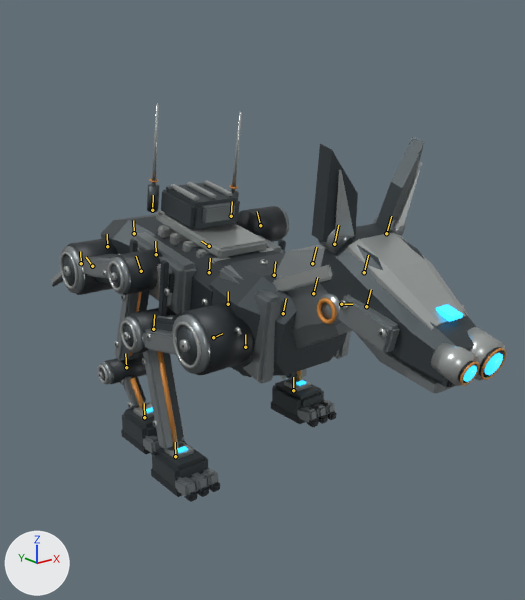
The Blender file source/blender/a6-reckon-k9.blend: old version first, new version second.
The view is the same before and after, from a 50 mm camera at (-0.912, -1.322, 0.877) aimed at (0.064, -0.102, 0.389). Every picture has the same lights, and +X, +Y and +Z are marked at lower left. The picture after the commit comes second. Both versions are drawn at frame 33 of the action 'Sprint_Cycle'; the numbers are the values there. The bones that change, and the others that lie on the model, are drawn over the model as lines.

The first picture shows 'RECKON_SKIN'.
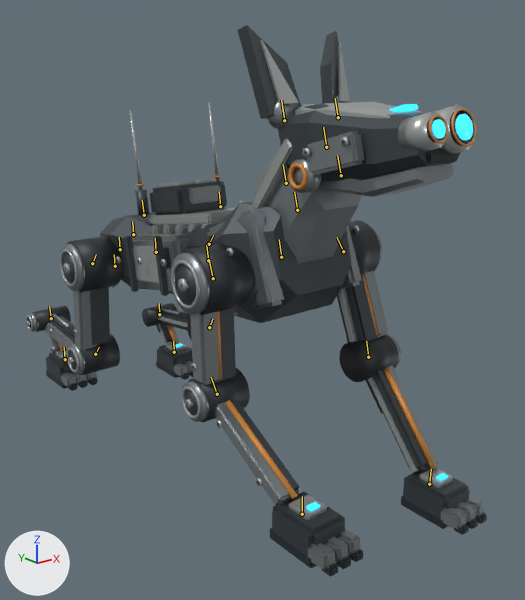
Boxes (x1, y1, x2, y2) around the edits, measured in the pictures (525 x 600 px):
'RECKON_SKIN', posed (39% taller)
    before: (51, 104, 506, 502)
    after: (26, 25, 487, 577)
bone 'BODY', root to tip
    before: (156, 254) to (155, 241)
    after: (156, 252) to (155, 238)
bone 'SPINE', root to tip
    before: (209, 272) to (210, 258)
    after: (208, 260) to (206, 245)
bone 'CHEST', root to tip
    before: (283, 313) to (286, 298)
    after: (281, 257) to (279, 239)
bone 'EAR_L', root to tip
    before: (386, 233) to (391, 216)
    after: (338, 117) to (335, 98)
bone 'UPPER_FL', root to tip
    before: (341, 304) to (352, 304)
    after: (343, 251) to (337, 237)
bone 'LOWER_FL', root to tip
    before: (274, 275) to (275, 261)
    after: (368, 357) to (366, 341)
bone 'PAW_FL', root to tip
    before: (293, 390) to (293, 377)
    after: (429, 484) to (431, 469)
bone 'UPPER_FR', root to tip
    before: (213, 337) to (222, 333)
    after: (213, 278) to (209, 260)
bone 'LOWER_FR', root to tip
    before: (153, 329) to (154, 314)
    after: (217, 394) to (211, 377)
bone 'PAW_FR', root to tip
    before: (175, 456) to (175, 442)
    after: (302, 514) to (302, 496)
bone 'TAIL_1', root to tip
    before: (134, 233) to (133, 220)
    after: (133, 234) to (132, 221)
bone 'TAIL_2', root to tip
    before: (107, 246) to (107, 234)
    after: (120, 249) to (119, 237)
bone 'TAIL_3', root to tip
    before: (81, 263) to (80, 251)
    after: (115, 266) to (114, 254)
bone 'UPPER_HL', root to tip
    before: (209, 246) to (201, 241)
    after: (209, 244) to (213, 235)
bone 'LOWER_HL', root to tip
    before: (260, 225) to (257, 211)
    after: (209, 327) to (212, 319)
bone 'HOCK_HL', root to tip
    before: (228, 304) to (228, 291)
    after: (159, 314) to (159, 303)
bone 'UPPER_HR', root to tip
    before: (92, 266) to (86, 257)
    after: (92, 263) to (96, 254)
bone 'LOWER_HR', root to tip
    before: (141, 271) to (136, 256)
    after: (95, 354) to (99, 347)
bone 'HOCK_HR', root to tip
    before: (126, 367) to (125, 353)
    after: (51, 318) to (49, 306)

What changed in the scene script:
```text
Change bone_body:
    where bone_body = bpy.data.objects['RECKON_RIG'].pose.bones['BODY']  # child of 'MOTION'
    bone_body.location: (0.0, -0.084, 0.0) -> (0.0, -0.077, 0.0)
    bone_body.rotation_quaternion: (1.0, 0.025, 0.0, 0.0) -> (1.0, -0.02, 0.0, 0.0)  # degrees (3, 0, 0) -> degrees (-2, 0, 0)
Change bone_spine:
    where bone_spine = bpy.data.objects['RECKON_RIG'].pose.bones['SPINE']  # child of 'BODY'
    bone_spine.rotation_quaternion: (0.998, 0.061, 0.0, 0.0) -> (0.998, -0.063, 0.0, 0.0)  # degrees (7, 0, 0) -> degrees (-7, 0, 0)
Change bone_chest:
    where bone_chest = bpy.data.objects['RECKON_RIG'].pose.bones['CHEST']  # child of 'SPINE'
    bone_chest.rotation_quaternion: (0.999, 0.048, 0.0, 0.0) -> (0.999, -0.049, 0.0, 0.0)  # degrees (6, 0, 0) -> degrees (-6, 0, 0)
Change bone_ear_l:
    where bone_ear_l = bpy.data.objects['RECKON_RIG'].pose.bones['EAR_L']  # child of 'HEAD'
    bone_ear_l.rotation_quaternion: (1.0, 0.011, 0.0, 0.0) -> (1.0, -0.009, 0.0, 0.0)  # degrees (1, 0, 0) -> degrees (-1, 0, 0)
Change bone_upper_fl:
    where bone_upper_fl = bpy.data.objects['RECKON_RIG'].pose.bones['UPPER_FL']  # child of 'CHEST'
    bone_upper_fl.rotation_quaternion: (0.862, 0.506, 0.0, 0.0) -> (0.978, -0.21, 0.0, 0.0)  # degrees (61, 0, 0) -> degrees (-24, 0, 0)
Change bone_lower_fl:
    where bone_lower_fl = bpy.data.objects['RECKON_RIG'].pose.bones['LOWER_FL']  # child of 'UPPER_FL'
    bone_lower_fl.rotation_quaternion: (0.835, -0.551, 0.0, 0.0) -> (0.977, 0.213, 0.0, 0.0)  # degrees (-67, 0, 0) -> degrees (25, 0, 0)
Change bone_paw_fl:
    where bone_paw_fl = bpy.data.objects['RECKON_RIG'].pose.bones['PAW_FL']  # child of 'LOWER_FL'
    bone_paw_fl.rotation_quaternion: (0.997, -0.082, 0.0, 0.0) -> (0.992, 0.129, 0.0, 0.0)  # degrees (-9, 0, 0) -> degrees (15, 0, 0)
Change bone_upper_fr:
    where bone_upper_fr = bpy.data.objects['RECKON_RIG'].pose.bones['UPPER_FR']  # child of 'CHEST'
    bone_upper_fr.rotation_quaternion: (0.922, 0.388, 0.0, 0.0) -> (0.999, -0.037, 0.0, 0.0)  # degrees (46, 0, 0) -> degrees (-4, 0, 0)
Change bone_lower_fr:
    where bone_lower_fr = bpy.data.objects['RECKON_RIG'].pose.bones['LOWER_FR']  # child of 'UPPER_FR'
    bone_lower_fr.rotation_quaternion: (0.904, -0.427, 0.0, 0.0) -> (0.989, -0.146, 0.0, 0.0)  # degrees (-51, 0, 0) -> degrees (-17, 0, 0)
Change bone_paw_fr:
    where bone_paw_fr = bpy.data.objects['RECKON_RIG'].pose.bones['PAW_FR']  # child of 'LOWER_FR'
    bone_paw_fr.rotation_quaternion: (0.996, -0.091, 0.0, 0.0) -> (0.951, 0.311, 0.0, 0.0)  # degrees (-10, 0, 0) -> degrees (36, 0, 0)
Change bone_tail_1:
    where bone_tail_1 = bpy.data.objects['RECKON_RIG'].pose.bones['TAIL_1']  # child of 'BODY'
    bone_tail_1.rotation_quaternion: (0.997, 0.0, 0.078, 0.0) -> (0.997, 0.0, -0.075, 0.0)  # degrees (0, 9, 0) -> degrees (0, -9, 0)
Change bone_tail_2:
    where bone_tail_2 = bpy.data.objects['RECKON_RIG'].pose.bones['TAIL_2']  # child of 'TAIL_1'
    bone_tail_2.rotation_quaternion: (0.998, 0.0, 0.07, 0.0) -> (0.997, 0.0, -0.075, 0.0)  # degrees (0, 8, 0) -> degrees (0, -9, 0)
Change bone_tail_3:
    where bone_tail_3 = bpy.data.objects['RECKON_RIG'].pose.bones['TAIL_3']  # child of 'TAIL_2'
    bone_tail_3.rotation_quaternion: (1.0, 0.0, 0.029, 0.0) -> (0.999, 0.0, -0.04, 0.0)  # degrees (0, 3, 0) -> degrees (0, -5, 0)
Change bone_upper_hl:
    where bone_upper_hl = bpy.data.objects['RECKON_RIG'].pose.bones['UPPER_HL']  # child of 'BODY'
    bone_upper_hl.rotation_quaternion: (0.769, -0.639, 0.0, 0.0) -> (0.94, 0.341, 0.0, 0.0)  # degrees (-79, 0, 0) -> degrees (40, 0, 0)
Change bone_lower_hl:
    where bone_lower_hl = bpy.data.objects['RECKON_RIG'].pose.bones['LOWER_HL']  # child of 'UPPER_HL'
    bone_lower_hl.rotation_quaternion: (0.888, 0.459, 0.0, 0.0) -> (0.998, -0.06, 0.0, 0.0)  # degrees (55, 0, 0) -> degrees (-7, 0, 0)
Change bone_hock_hl:
    where bone_hock_hl = bpy.data.objects['RECKON_RIG'].pose.bones['HOCK_HL']  # child of 'LOWER_HL'
    bone_hock_hl.rotation_quaternion: (0.982, 0.19, 0.0, 0.0) -> (0.964, -0.264, 0.0, 0.0)  # degrees (22, 0, 0) -> degrees (-31, 0, 0)
Change bone_upper_hr:
    where bone_upper_hr = bpy.data.objects['RECKON_RIG'].pose.bones['UPPER_HR']  # child of 'BODY'
    bone_upper_hr.rotation_quaternion: (0.838, -0.546, 0.0, 0.0) -> (0.931, 0.365, 0.0, 0.0)  # degrees (-66, 0, 0) -> degrees (43, 0, 0)
Change bone_lower_hr:
    where bone_lower_hr = bpy.data.objects['RECKON_RIG'].pose.bones['LOWER_HR']  # child of 'UPPER_HR'
    bone_lower_hr.rotation_quaternion: (0.963, 0.268, 0.0, 0.0) -> (1.0, 0.016, 0.0, 0.0)  # degrees (31, 0, 0) -> degrees (2, 0, 0)
Change bone_hock_hr:
    where bone_hock_hr = bpy.data.objects['RECKON_RIG'].pose.bones['HOCK_HR']  # child of 'LOWER_HR'
    bone_hock_hr.rotation_quaternion: (0.961, 0.277, 0.0, 0.0) -> (0.932, -0.362, 0.0, 0.0)  # degrees (32, 0, 0) -> degrees (-42, 0, 0)
```
